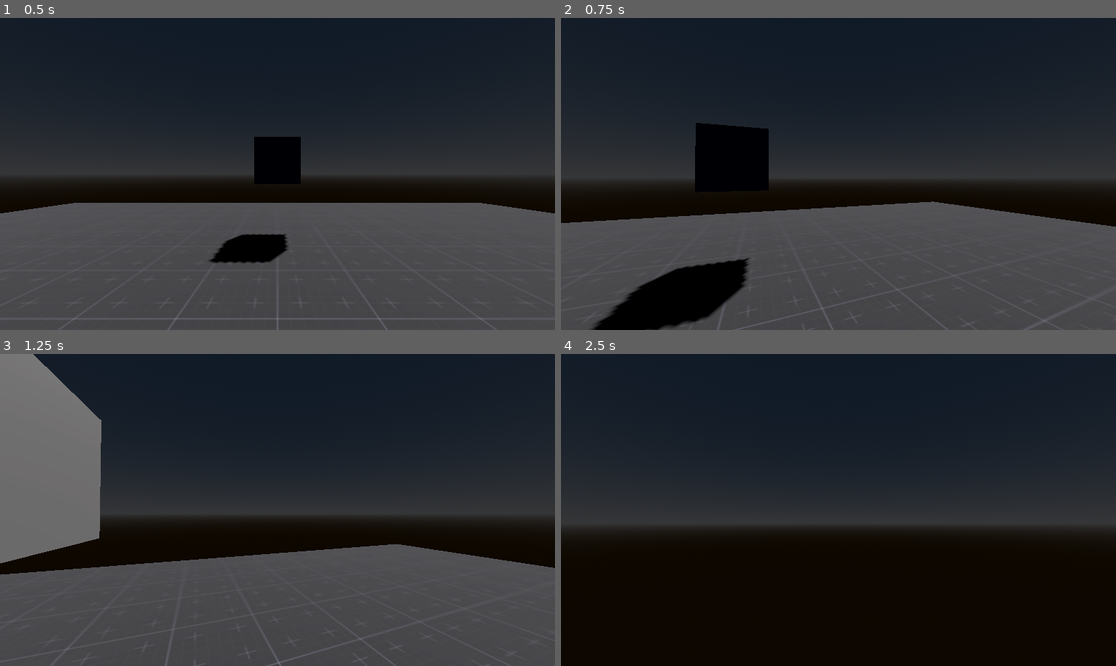
Above: before the commit, frames 1-4 (two rows, left to right).
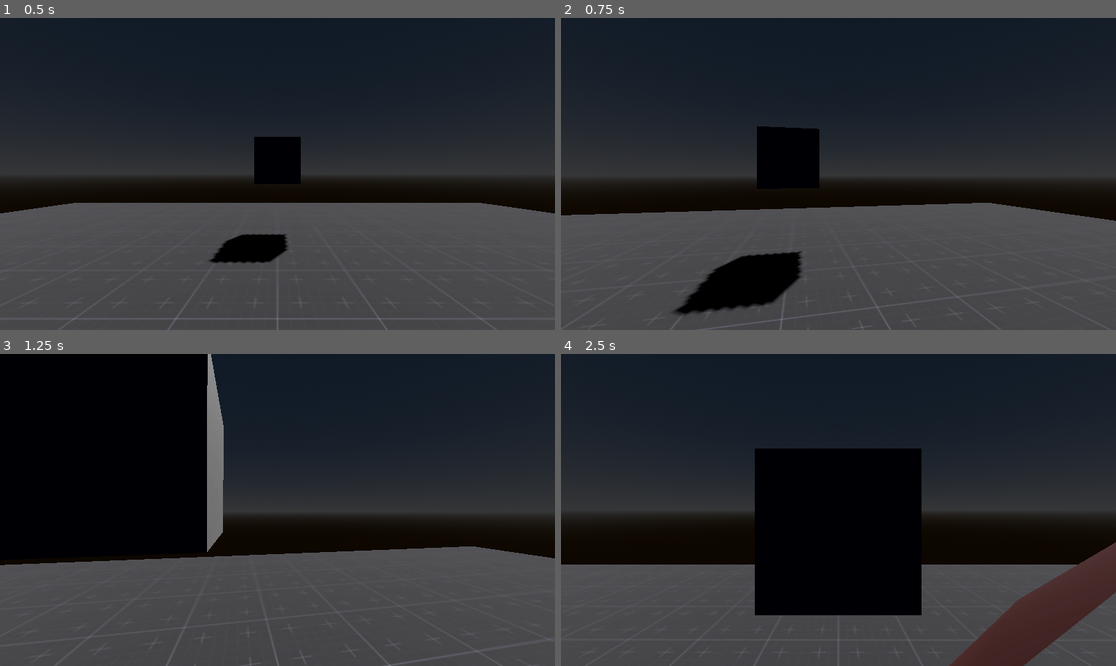
Above: after the commit, the same moments.

Repository: fuglyuckDev/circle-back
Game: Godot game, scene res://bin/world/office.tscn
The game is run twice, just before and just after one commit, with the same random seed, the same clock (stepped at 60 frames per second) and the same inputs.
Inputs (mouse positions are in pixels of both pictures, inside the frame that each line leads up to):
- Up to frame 1 (0.5 s): no input
- Up to frame 2 (0.75 s): tap Enter at 0.5 s; move the mouse to (866, 174) at 0.52 s; hold W (forwards) from 0.53 s (still down); hold Shift (sprint, bound only after the commit) from 0.53 s (still down)
- Up to frame 3 (1.25 s): keep holding W (forwards); keep holding Shift (sprint, bound only after the commit)
- Up to frame 4 (2.5 s): keep holding W (forwards); move the mouse to (810, 510) at 1.27 s; release Shift (sprint, bound only after the commit) at 1.28 s; tap E (interact) at 1.35 s; tap Shift (sprint, bound only after the commit) at 1.55 s; move the mouse to (849, 503) at 2.02 s; hold Shift (sprint, bound only after the commit) from 2.03 s (still down)

Frame 1 is identical in both runs. In frame 2, 9.6% of the frame differs, in the area x 0-100%, y 33-100%; in frame 3, 25%; in frame 4, 39%, in the area x 0-100%, y 30-100%.

Commit message:
Player Behaviour
Added headbob
Added max sprint
Fixed controlled camera state
Added NPC "Manager"

Diff:
--- /dev/null
+++ b/bin/entities/manager/manger.gd
@@ -0,0 +1,30 @@
+extends CharacterBody3D
+
+
+const SPEED = 2.0
+const JUMP_VELOCITY = 4.5
+
+@export var player : CharacterBody3D
+@onready var nav_agent := $NavigationAgent3D
+
+func _physics_process(delta: float) -> void:
+	look_at(player.global_position)
+	if not is_on_floor():
+		velocity += get_gravity() * delta
+
+	var direction := player.global_position - self.global_position
+	clamp(velocity, Vector3.ZERO, Vector3(SPEED,SPEED,SPEED))
+	if direction:
+		velocity.x = direction.x * SPEED
+		velocity.z = direction.z * SPEED
+	else:
+		velocity.x = move_toward(velocity.x, 0, SPEED)
+		velocity.z = move_toward(velocity.z, 0, SPEED)
+
+	move_and_slide()
+
+# use this video to help with navigation: https://www.youtube.com/watch?v=-juhGgA076E
+# use the video combined with states to get some complex navigation behaviour:
+# idle state would be when it's waiting at a target position.
+# roaming state would have it move to set places on the map.
+# chase state will have it chase the player :smile:
--- /dev/null
+++ b/bin/entities/manager/manger.tscn
@@ -0,0 +1,26 @@
+[gd_scene format=3 uid="uid://cxqsnf3bj1sk8"]
+
+[ext_resource type="Script" uid="uid://bdrkwkmk6mq7b" path="res://bin/entities/manager/manger.gd" id="1_y43eu"]
+[ext_resource type="Texture2D" uid="uid://debglaaodmrlr" path="res://bin/world/textures/prototype/texture_06.png" id="1_yhyfw"]
+
+[sub_resource type="CapsuleShape3D" id="CapsuleShape3D_y43eu"]
+
+[sub_resource type="StandardMaterial3D" id="StandardMaterial3D_oxue7"]
+albedo_color = Color(1, 0.07450981, 0, 1)
+albedo_texture = ExtResource("1_yhyfw")
+uv1_triplanar = true
+
+[sub_resource type="CapsuleMesh" id="CapsuleMesh_m6gxq"]
+material = SubResource("StandardMaterial3D_oxue7")
+
+[node name="Manger" type="CharacterBody3D" unique_id=68780236]
+script = ExtResource("1_y43eu")
+
+[node name="CollisionShape3D" type="CollisionShape3D" parent="." unique_id=693479446]
+shape = SubResource("CapsuleShape3D_y43eu")
+
+[node name="MeshInstance3D" type="MeshInstance3D" parent="CollisionShape3D" unique_id=1787120091]
+mesh = SubResource("CapsuleMesh_m6gxq")
+
+[node name="NavigationAgent3D" type="NavigationAgent3D" parent="." unique_id=1011566277]
+debug_enabled = true
--- a/bin/player/controlled.gd
+++ b/bin/player/controlled.gd
@@ -6,7 +6,6 @@
 
 func enter():
 	Input.set_mouse_mode(Input.MOUSE_MODE_VISIBLE)
-	print("Controlled Camera")
 
 func update(delta) -> void:
 	t += delta * 4.0
@@ -14,7 +13,8 @@
 		%CameraState.change_state("FirstPerson")
 	if new_camera_target:
 		var tween = create_tween()
-		tween.tween_property(%FirstPersonView, "global_position", new_camera_target.global_position, 0.5)
+		tween.parallel().tween_property(%FirstPersonView, "global_position", new_camera_target.global_position, 0.5)
+		tween.parallel().tween_property(%FirstPersonView, "global_rotation", new_camera_target.global_rotation, 0.5)
 
 func exit():
 	new_camera_target = null
--- a/bin/player/first_person.gd
+++ b/bin/player/first_person.gd
@@ -1,4 +1,22 @@
 extends State
+
+var returned_camera_pos := false
+
+@export var player : CharacterBody3D
+
+@export_category("Head bob strength")
+@export var amplitude := 1.0
+@export var freq := 1.0
+var time : float
+
+func _head_bob(delta: float) -> void:
+	time += delta
+	if player.velocity.length() > 0.0 and player.is_on_floor():
+		var sine = sin(time * (freq * player.velocity.length()) ) * amplitude
+		%FirstPersonView.position.y = %FirstPersonView.position.y + sine
+	elif player.is_on_floor():
+		var tween = create_tween()
+		tween.tween_property(%FirstPersonView, "position:y", 0.0, 0.2)
 
 func enter():
 	Input.set_mouse_mode(Input.MOUSE_MODE_CAPTURED)
@@ -15,7 +33,15 @@
 		if is_instance_of(child, type):
 			return child
 
-func physics_update(_delta: float):
-	if %FirstPersonView.position != Vector3.ZERO:
+func physics_update(delta: float):
+	if %FirstPersonView.position != Vector3.ZERO and returned_camera_pos == false:
 		var tween = create_tween()
-		tween.tween_property(%FirstPersonView, "position", Vector3.ZERO, 0.5)
+		tween.parallel().tween_property(%FirstPersonView, "position", Vector3.ZERO, 0.5)
+		tween.parallel().tween_property(%FirstPersonView, "rotation", Vector3.ZERO, 0.5)
+		returned_camera_pos = true
+	else:
+		returned_camera_pos = true
+	_head_bob(delta)
+
+func exit():
+	returned_camera_pos = false
--- a/bin/player/player.gd
+++ b/bin/player/player.gd
@@ -1,10 +1,10 @@
 extends CharacterBody3D
 
 
-const SPEED = 5.0
+var SPEED = 5.0
 const JUMP_VELOCITY = 4.5
 @export var look_sensitivity : float = 0.006
-
+var stamina : float
 
 func _physics_process(delta: float) -> void:
 	if Input.get_mouse_mode() == Input.MOUSE_MODE_CAPTURED:
@@ -22,8 +22,19 @@
 		else:
 			velocity.x = move_toward(velocity.x, 0, SPEED)
 			velocity.z = move_toward(velocity.z, 0, SPEED)
+		_sprint(delta)
+		move_and_slide()
 
-		move_and_slide()
+func _sprint(delta) -> void:
+	stamina = clamp(stamina, 0.0, 10.0)
+	if Input.is_action_pressed("sprint") and stamina > 0.0:
+		stamina -= delta*2
+		SPEED = 8.0
+	else:
+		Input.action_release("sprint")
+		SPEED = 5.0
+		await get_tree().create_timer(1.0).timeout
+		stamina += delta*2
 
 func _unhandled_input(event: InputEvent) -> void:
 	#Capture mouse events if clicked, exit with esc
--- a/bin/player/player.tscn
+++ b/bin/player/player.tscn
@@ -14,6 +14,7 @@
 
 [node name="Player" type="CharacterBody3D" unique_id=1936977173]
 script = ExtResource("1_om5rw")
+look_sensitivity = 0.003
 
 [node name="CollisionShape3D" type="CollisionShape3D" parent="." unique_id=807874575]
 shape = SubResource("CapsuleShape3D_5gw43")
@@ -36,8 +37,11 @@
 initial_state = NodePath("FirstPerson")
 metadata/_custom_type_script = "uid://81rtjubj5bf0"
 
-[node name="FirstPerson" type="Node" parent="Head/CameraState" unique_id=255456018]
+[node name="FirstPerson" type="Node" parent="Head/CameraState" unique_id=255456018 node_paths=PackedStringArray("player")]
 script = ExtResource("4_p06ge")
+player = NodePath("../../..")
+amplitude = 0.005
+freq = 2.0
 metadata/_custom_type_script = "uid://bp0gb6qwxefli"
 
 [node name="Controlled" type="Node" parent="Head/CameraState" unique_id=1365695022]
--- a/bin/world/office.tscn
+++ b/bin/world/office.tscn
@@ -3,6 +3,7 @@
 [ext_resource type="Texture2D" uid="uid://debglaaodmrlr" path="res://bin/world/textures/prototype/texture_06.png" id="1_j54i4"]
 [ext_resource type="PackedScene" uid="uid://dnbuxacpfltc4" path="res://bin/player/player.tscn" id="2_dt7po"]
 [ext_resource type="PackedScene" uid="uid://cmygteyig02mj" path="res://bin/entities/interactables/computer_interactable.tscn" id="3_dt7po"]
+[ext_resource type="PackedScene" uid="uid://cxqsnf3bj1sk8" path="res://bin/entities/manager/manger.tscn" id="4_ouqls"]
 
 [sub_resource type="ProceduralSkyMaterial" id="ProceduralSkyMaterial_j54i4"]
 sky_top_color = Color(0.083880566, 0.10969902, 0.14408863, 1)
@@ -18,6 +19,10 @@
 sky = SubResource("Sky_dt7po")
 tonemap_mode = 2
 glow_enabled = true
+
+[sub_resource type="NavigationMesh" id="NavigationMesh_ouqls"]
+vertices = PackedVector3Array(-9.5, 0.5, -9.5, -9.5, 0.5, 9.5, 9.5, 0.5, 9.5, 9.5, 0.5, -9.5)
+polygons = [PackedInt32Array(3, 2, 0), PackedInt32Array(0, 2, 1)]
 
 [sub_resource type="WorldBoundaryShape3D" id="WorldBoundaryShape3D_ouqls"]
 
@@ -38,16 +43,23 @@
 transform = Transform3D(-0.8660254, -0.43301278, 0.25, 0, 0.49999997, 0.86602545, -0.50000006, 0.75, -0.43301266, 0, 0, 0)
 shadow_enabled = true
 
-[node name="Floor" type="StaticBody3D" parent="." unique_id=337826647]
-
-[node name="CollisionShape3D" type="CollisionShape3D" parent="Floor" unique_id=1688711164]
-shape = SubResource("WorldBoundaryShape3D_ouqls")
-
-[node name="MeshInstance3D" type="MeshInstance3D" parent="Floor/CollisionShape3D" unique_id=529008455]
-mesh = SubResource("PlaneMesh_h16kv")
-
 [node name="Player" parent="." unique_id=1936977173 instance=ExtResource("2_dt7po")]
 transform = Transform3D(1, 0, 0, 0, 1, 0, 0, 0, 1, 0, 1.099962, 0)
 
 [node name="ComputerInteractable" parent="." unique_id=1230173064 instance=ExtResource("3_dt7po")]
 transform = Transform3D(1, 0, 0, 0, 1, 0, 0, 0, 1, 0, 1.7162318, -4.826788)
+
+[node name="Manger" parent="." unique_id=1770923447 node_paths=PackedStringArray("player") instance=ExtResource("4_ouqls")]
+transform = Transform3D(1, 0, 0, 0, 1, 0, 0, 0, 1, -4.9915266, 1.3249168, 0)
+player = NodePath("../Player")
+
+[node name="NavigationRegion3D" type="NavigationRegion3D" parent="." unique_id=2123120962]
+navigation_mesh = SubResource("NavigationMesh_ouqls")
+
+[node name="Floor" type="StaticBody3D" parent="NavigationRegion3D" unique_id=337826647]
+
+[node name="CollisionShape3D" type="CollisionShape3D" parent="NavigationRegion3D/Floor" unique_id=1688711164]
+shape = SubResource("WorldBoundaryShape3D_ouqls")
+
+[node name="MeshInstance3D" type="MeshInstance3D" parent="NavigationRegion3D/Floor/CollisionShape3D" unique_id=529008455]
+mesh = SubResource("PlaneMesh_h16kv")
--- a/project.godot
+++ b/project.godot
@@ -47,6 +47,11 @@
 "events": [Object(InputEventKey,"resource_local_to_scene":false,"resource_name":"","device":-1,"window_id":0,"alt_press …(192 unchanged characters)…
 ]
 }
+sprint={
+"deadzone": 0.2,
+"events": [Object(InputEventKey,"resource_local_to_scene":false,"resource_name":"","device":-1,"window_id":0,"alt_pressed":false,"shift_pressed":false,"ctrl_pressed":false,"meta_pressed":false,"pressed":false,"keycode":0,"physical_keycode":4194325,"key_label":0,"unicode":0,"location":0,"echo":false,"script":null)
+]
+}
 
 [physics]
 
Not shown, added: bin/entities/manager/manger.gd.uid
